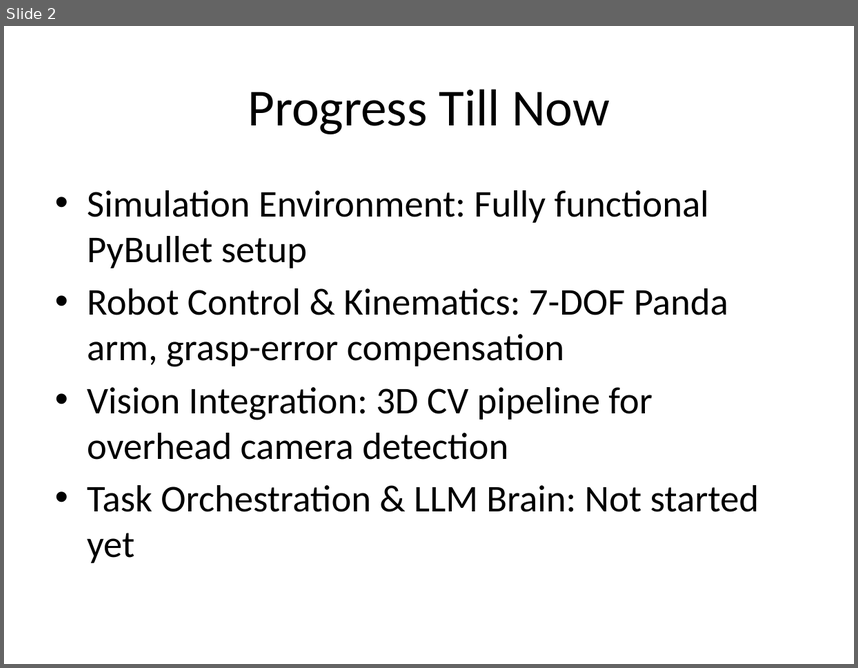
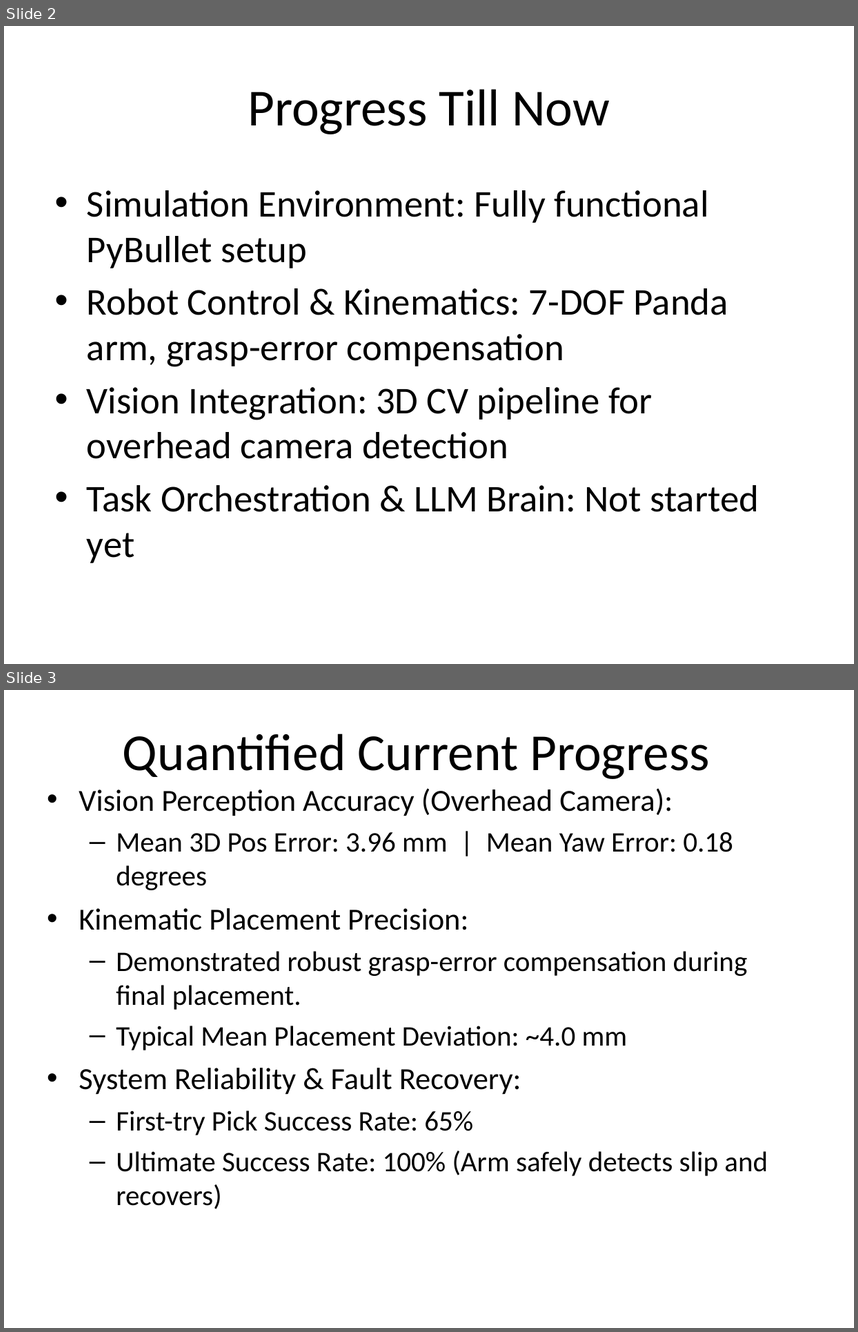
Before and after one commit to Nawang18/BTP-2, a slide deck: BTP_MidTerm_Presentation.pptx. Shown one above the other, each under a label of ours: slide 2 before the commit, slides 2 and 3 after it. The pictures are 858x668 and 858x1332 pixels, drawn with LibreOffice and Linux fonts; fonts in the diff are those of the drawing. Boxes give left, top, right and bottom in pixels: in the first picture for what was removed or moved away, otherwise in the second. Text is boxed around its words. In the diff, an @@ line names an element or a change of style, - is before the commit and + after.

```diff
--- a/BTP_MidTerm_Presentation.pptx
+++ b/BTP_MidTerm_Presentation.pptx
@@ slide 3 added at box(4, 690, 854, 1328), background #FFFFFF @@
@@ title added at box(123, 733, 710, 779), 44 pt, text #000000 @@
+Quantified Current Progress
@@ text added at box(79, 788, 768, 1209), 24 pt, text #000000 @@
+• Vision Perception Accuracy (Overhead Camera):
+  – Mean 3D Pos Error: 3.96 mm | Mean Yaw Error: 0.18 degrees
+• Kinematic Placement Precision:
+  – Demonstrated robust grasp-error compensation during final placement.
+  – Typical Mean Placement Deviation: ~4.0 mm
+• System Reliability & Fault Recovery:
+  – First-try Pick Success Rate: 65%
+  – Ultimate Success Rate: 100% (Arm safely detects slip and recovers)
```
Also in this commit, not shown: 1 slide changed, 15 other files.
